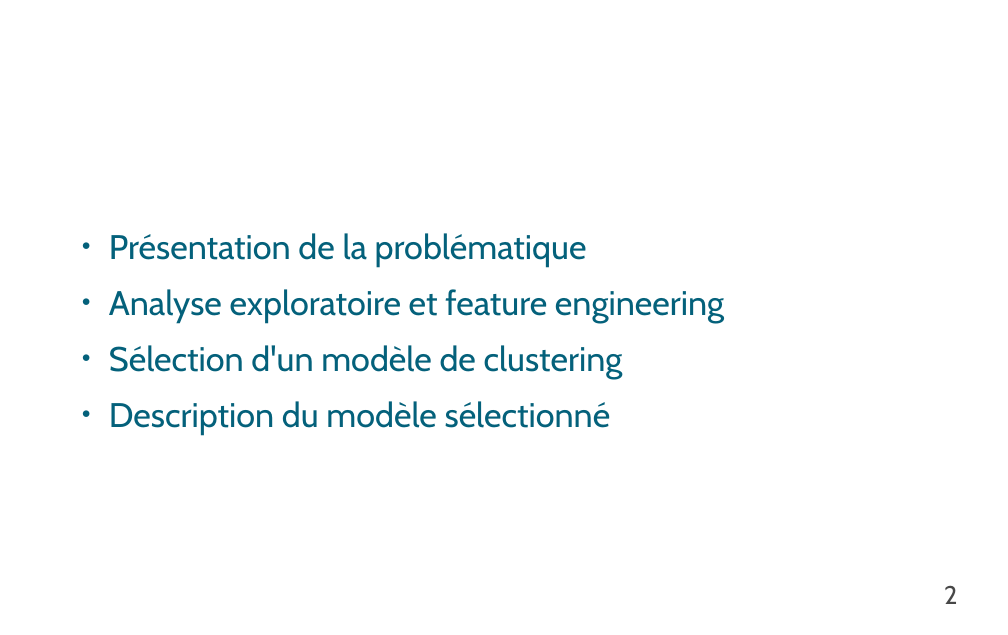
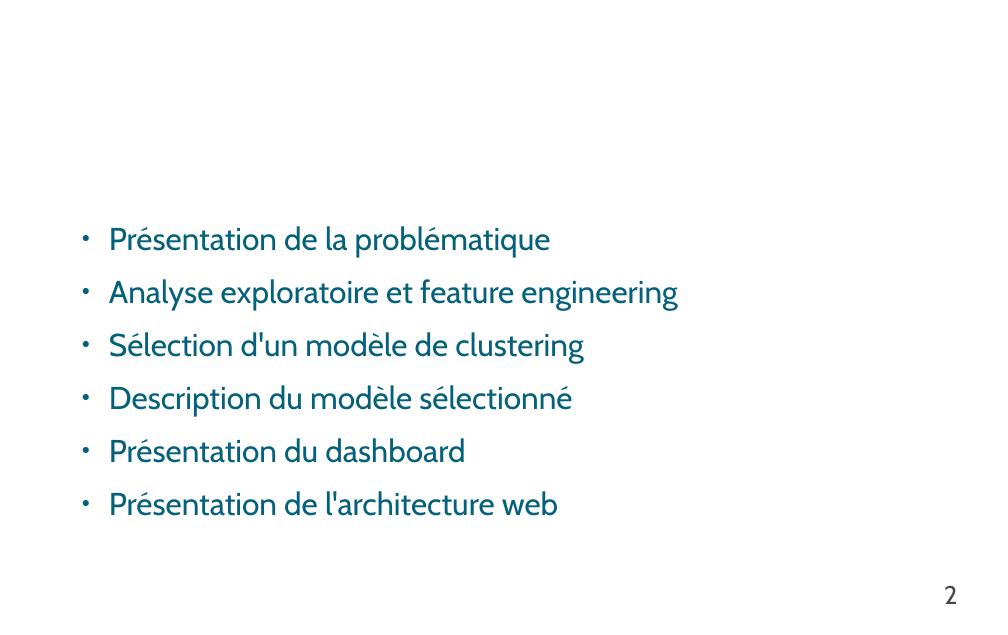
Before and after one commit to pyb-data/credit_scoring, a slide deck: slide 2 of P_07_Presentation.odp. Drawn at 1008x635 pixels with LibreOffice and Linux fonts; fonts in the diff are those of the drawing; background and template pictures are left out. Boxes give left, top, right and bottom in pixels: in the first picture for what was removed or moved away, otherwise in the second. Text is boxed around its words. In the diff, an @@ line names an element or a change of style, - is before the commit and + after.

```diff
--- a/P_07_Presentation.odp
+++ b/P_07_Presentation.odp
@@ text at [109,226,677,416]: size 32 to 29.6 pt in "Présentation de la problématique", "Analyse exploratoire et feature engineering", "Sélection d'un modèle de clustering", "Description du modèle sélectionné" @@
@@ text at [109,438,558,516]: paragraphs added @@
+● Présentation du dashboard
+● Présentation de l'architecture web
```
Also in this commit, not shown: 16 other slides changed, 3 slides added, 3 slides removed, 1 other file.
